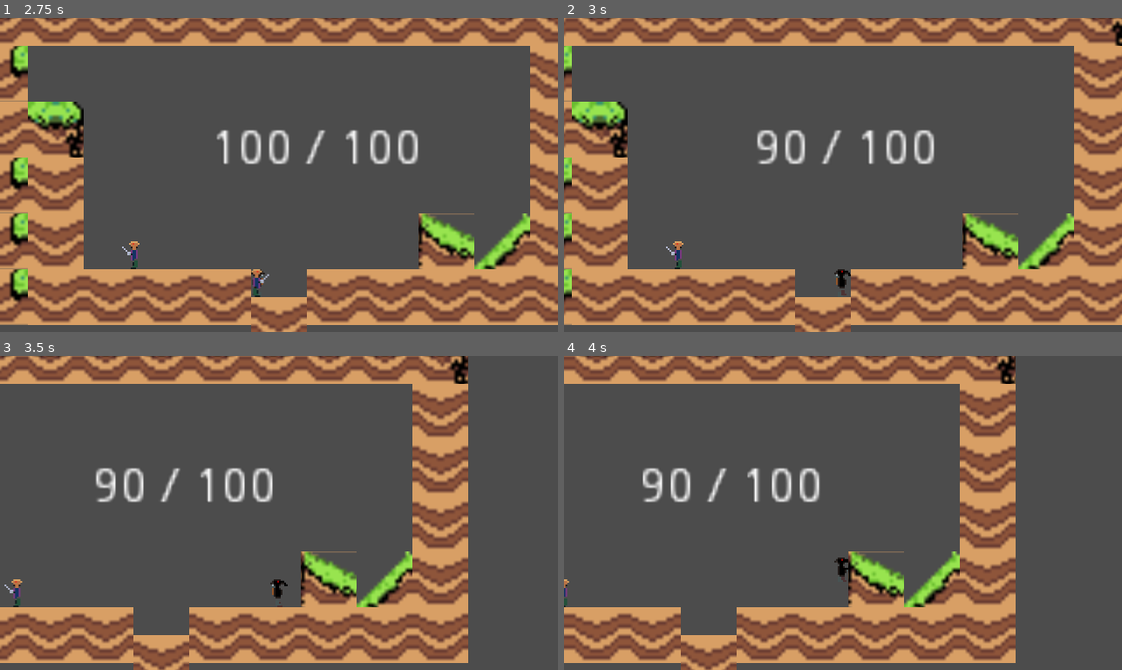
Above: before the commit, frames 1-4 (two rows, left to right).
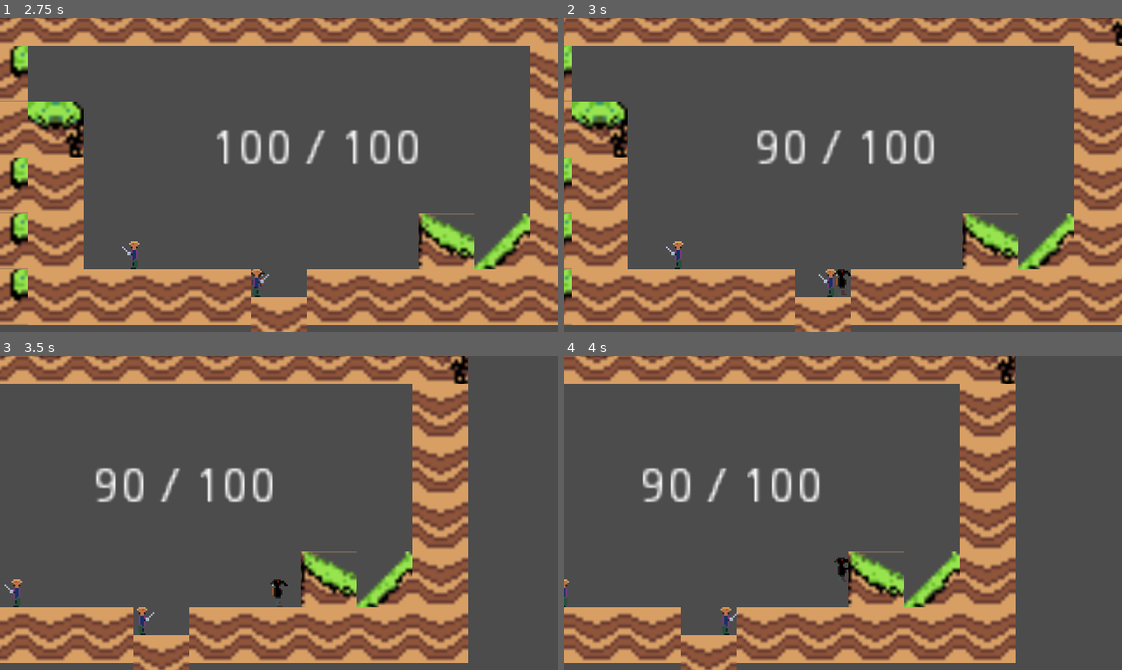
Above: after the commit, the same moments.

Repository: Guardian180/Game-Jam
Game: Godot game, scene res://src/Main.tscn
Two runs of this game, one before a commit and one after it. Both use one fixed random seed, a clock stepped at 60 frames per second and the inputs below.
Inputs (mouse positions are in pixels of both pictures, inside the frame that each line leads up to):
- Up to frame 1 (2.75 s): tap Enter (ui_accept) at 0.5 s; move the mouse to (401, 159) at 0.52 s; hold D (MoveRight) 0.53-2.03 s; tap Q (Attack) at 0.6 s; tap Space (Jump) at 0.77, 1.52 s; move the mouse to (167, 190) at 1.27 s; tap P (Ouch) at 1.35 s; move the mouse to (334, 105) at 2.02 s; hold A (MoveLeft) from 2.03 s (still down); tap E (Platform) at 2.1 s
- Up to frame 2 (3 s): move the mouse to (815, 237) at 2.77 s; release A (MoveLeft) at 2.78 s; hold D (MoveRight) from 2.78 s (still down); click (815, 237) at 2.85 s
- Up to frame 3 (3.5 s): keep holding D (MoveRight); tap Space (Jump) at 3.02 s
- Up to frame 4 (4 s): keep holding D (MoveRight); move the mouse to (1010, 560) at 3.52 s; tap Q (Attack) at 3.6 s; tap Space (Jump) at 3.77 s

Frame 1 is identical in both runs. In frame 2, 0.1% of the frame differs, in the area x 45-49%, y 80-89%; in frame 3, 0.1%; in frame 4, 0.1%, in the area x 27-32%, y 80-89%.

Commit message:
Kill projectile on tiles

Diff:
--- a/src/Hitbox.gd
+++ b/src/Hitbox.gd
@@ -17,3 +17,8 @@
 
 func _on_VisibilityNotifier2D_viewport_exited(viewport):
 	queue_free()
+
+
+func _on_Hitbox_body_shape_entered(body_rid, body, body_shape_index, local_shape_index):
+	if projectile:
+		queue_free()
--- a/src/Hitbox.tscn
+++ b/src/Hitbox.tscn
@@ -26,4 +26,5 @@
 animation = "knife_player"
 
 [connection signal="area_entered" from="." to="." method="_on_Hitbox_area_entered"]
+[connection signal="body_shape_entered" from="." to="." method="_on_Hitbox_body_shape_entered"]
 [connection signal="viewport_exited" from="VisibilityNotifier2D" to="." method="_on_VisibilityNotifier2D_viewport_exited"]
--- a/src/Player.gd
+++ b/src/Player.gd
@@ -115,7 +115,7 @@
 	hitbox.position = to_global(rel_pos)
 	hitbox.damage = damage
 	hitbox.collision_layer = 1 << 2
-	hitbox.collision_mask = 1 << 3
+	hitbox.collision_mask = 1 << 3 | 1
 	get_parent().add_child(hitbox)
 	return hitbox
 
